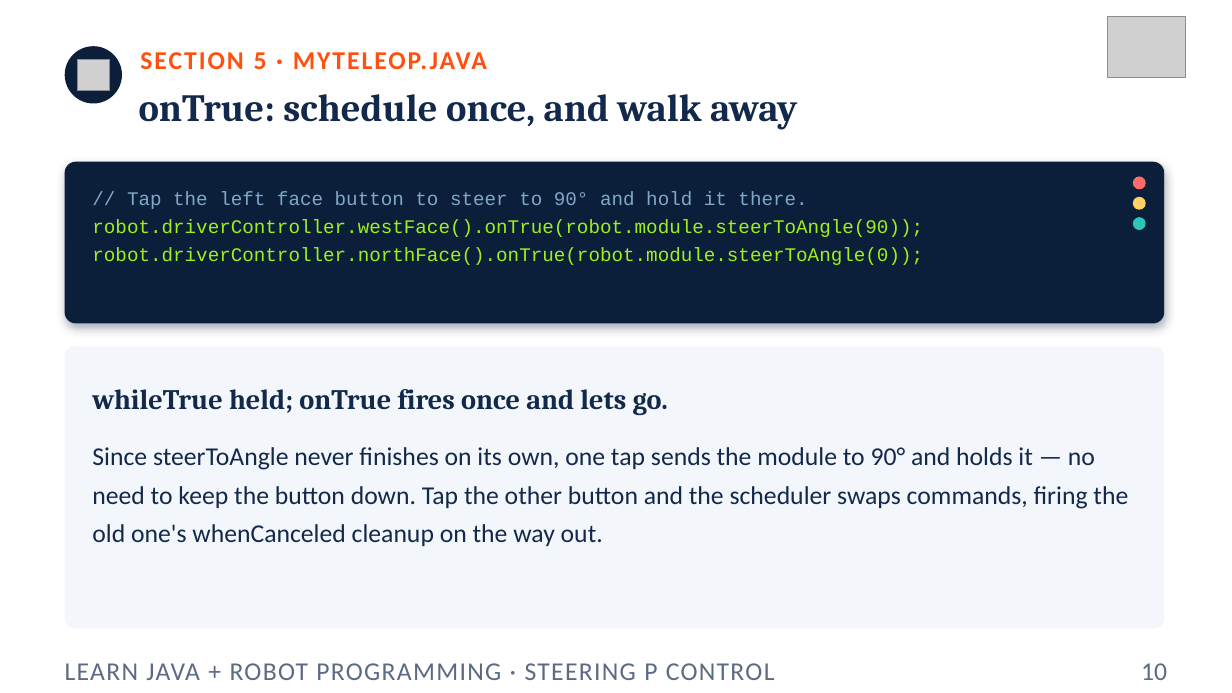
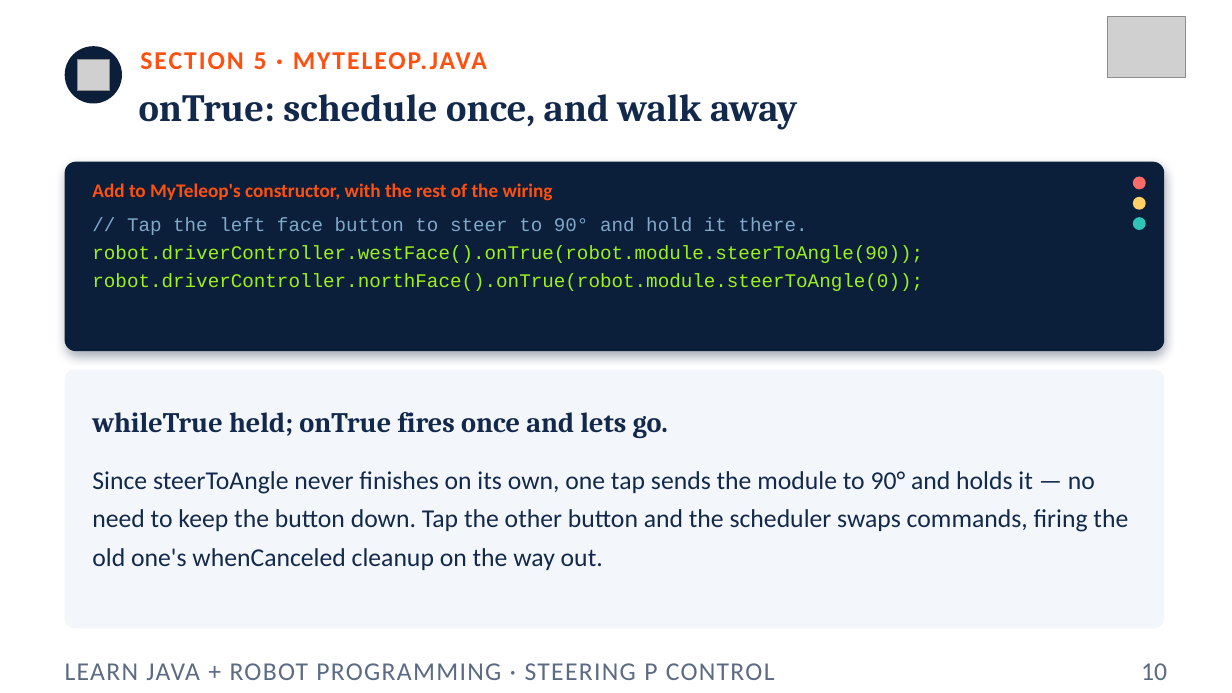
Before and after one commit to FRC5010/BasicRobotLessons, a slide deck: slide 10 of docs/presentations/v3/05-steering-p-control.pptx. Drawn at 1232x693 pixels with LibreOffice and Linux fonts; fonts in the diff are those of the drawing; grey boxes stand for pictures. Boxes give left, top, right and bottom in pixels: in the first picture for what was removed or moved away, otherwise in the second. Text is boxed around its words. In the diff, an @@ line names an element or a change of style, - is before the commit and + after.

```diff
--- a/docs/presentations/v3/05-steering-p-control.pptx
+++ b/docs/presentations/v3/05-steering-p-control.pptx
@@ rounded rectangle: place and size @@
-rounded rectangle at <box>65,162,1165,323</box>
+rounded rectangle at <box>65,162,1165,351</box>
@@ rounded rectangle at <box>65,162,1165,351</box>: proportions changed @@
@@ text "// Tap the left face ...": place and size @@
-text "// Tap the left face ..." at <box>92,192,923,265</box>
+text "// Tap the left face ..." at <box>92,218,923,291</box>
@@ text added at <box>92,183,553,201</box>, 15 pt, text #FF5010, bold @@
+Add to MyTeleop's constructor, with the rest of the wiring
@@ rounded rectangle at <box>65,370,1165,628</box>: proportions changed @@
@@ rounded rectangle: place and size @@
-rounded rectangle at <box>65,347,1165,628</box>
+rounded rectangle at <box>65,370,1165,628</box>
@@ text "whileTrue held; onTrue fires once ...": place and size @@
-text "whileTrue held; onTrue fires once ..." at <box>92,389,668,415</box>
+text "whileTrue held; onTrue fires once ..." at <box>92,412,668,438</box>
@@ text "Since steerToAngle never finishes on ...": place and size @@
-text "Since steerToAngle never finishes on ..." at <box>92,447,1128,546</box>
+text "Since steerToAngle never finishes on ..." at <box>92,471,1128,570</box>
```
Also in this commit, not shown: 4 other slides changed, 17 other files.
